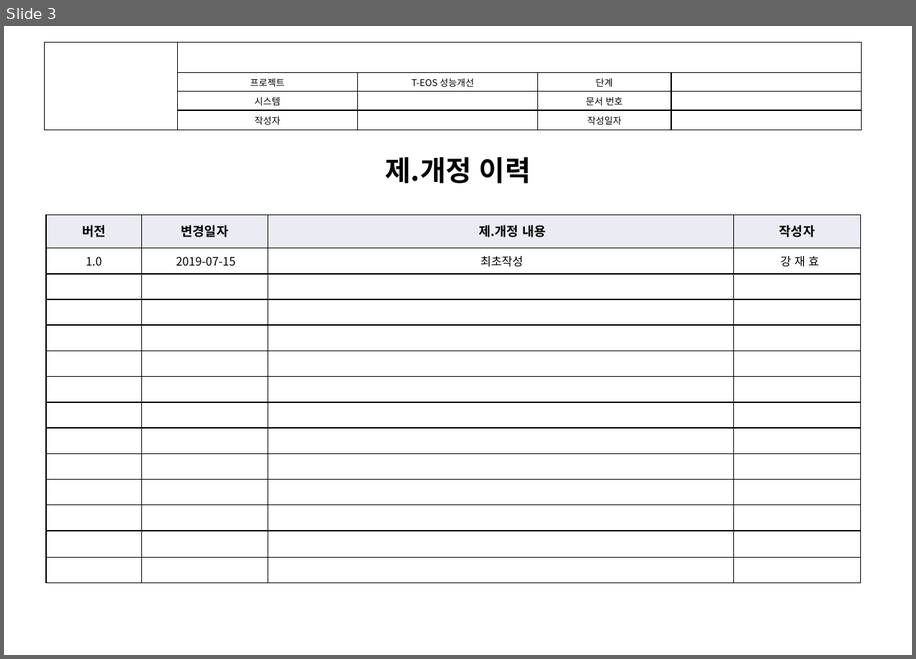
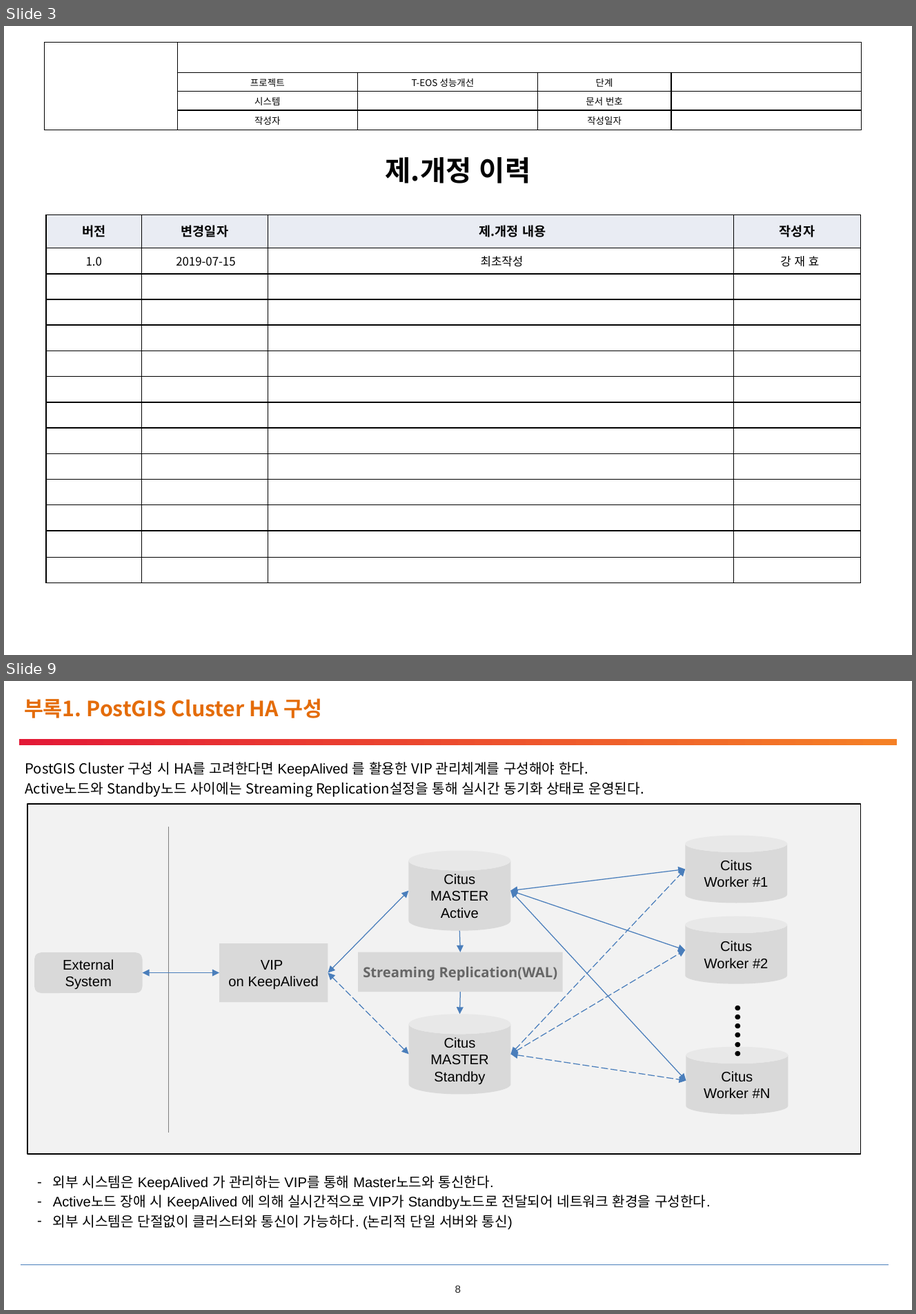
Before and after one commit to pmosoft/spark_scala, a slide deck: eos/02.설계/TEOSPI-아키텍처 정의서_v0.5_20190828.pptx. Shown one above the other, each under a label of ours: slide 3 before the commit, slides 3 and 9 after it; the slides between them are not shown. The pictures are 916x659 and 916x1314 pixels, drawn with LibreOffice and Linux fonts; fonts in the diff are those of the drawing; background and template pictures are left out. Boxes give left, top, right and bottom in pixels: in the first picture for what was removed or moved away, otherwise in the second. Text is boxed around its words. In the diff, an @@ line names an element or a change of style, - is before the commit and + after.

```diff
--- a/eos/02.설계/TEOSPI-아키텍처 정의서_v0.5_20190828.pptx
+++ b/eos/02.설계/TEOSPI-아키텍처 정의서_v0.5_20190828.pptx
@@ slide 9 added at [4,681,912,1310], background #FFFFFF @@
@@ text added at [24,698,322,718], 18 pt, text #E46C0A, bold @@
+부록1. PostGIS Cluster HA 구성
@@ rectangle added at [19,739,897,746], fill gradient #E31936 to #F58025 @@
@@ text added at [25,762,645,797], 12 pt, text #000000 @@
+PostGIS Cluster 구성 시 HA를 고려한다면 KeepAlived 를 활용한 VIP 관리체계를 구성해야 한다.
+Active노드와 Standby노드 사이에는 Streaming Replication설정을 통해 실시간 동기화 상태로 운영된다.
@@ rectangle added at [27,805,861,1154], fill #F2F2F2, outline #000000 1 pt @@
@@ line added from (168, 826) to (168, 1133), #808080 0.75 pt @@
@@ cylinder added at [686,836,788,903], fill #D9D9D9, 12 pt, text #000000 @@
+Citus
+Worker #1
@@ cylinder added at [409,850,511,931], fill #D9D9D9, 12 pt, text #000000 @@
+Citus
+MASTER
+Active
@@ double arrow added from (510, 891) to (686, 869), #4B7EBC 0.75 pt @@
@@ double arrow added from (511, 1054) to (686, 869), #4B7EBC 0.75 pt dashed @@
@@ double arrow added from (328, 973) to (409, 891), #4B7EBC 0.75 pt @@
@@ double arrow added from (510, 891) to (686, 950), #4B7EBC 0.75 pt @@
@@ double arrow added from (510, 891) to (686, 1080), #4B7EBC 0.75 pt @@
@@ cylinder added at [686,916,788,985], fill #D9D9D9, 12 pt, text #000000 @@
+Citus
+Worker #2
@@ rectangle added at [219,943,328,1002], fill #D9D9D9, 12 pt, text #000000 @@
+VIP
+on KeepAlived
@@ arrow added from (460, 931) to (460, 951), #4B7EBC 0.75 pt @@
@@ rounded rectangle added at [34,953,142,993], fill #D9D9D9, 12 pt, text #000000 @@
+External System
@@ rectangle added at [358,951,562,991], fill #D9D9D9, 12 pt, text #666666, bold @@
+Streaming Replication(WAL)
@@ double arrow added from (511, 1054) to (686, 950), #4B7EBC 0.75 pt dashed @@
@@ double arrow added from (219, 973) to (142, 973), #4B7EBC 0.75 pt @@
@@ double arrow added from (328, 973) to (409, 1054), #4B7EBC 0.75 pt dashed @@
@@ arrow added from (460, 992) to (460, 1014), #4B7EBC 0.75 pt @@
@@ text added at [724,996,771,1032], 24 pt, text #000000, bold @@
+......
@@ cylinder added at [409,1014,511,1094], fill #D9D9D9, 12 pt, text #000000 @@
+Citus
+MASTER
+Standby
@@ cylinder added at [686,1047,789,1114], fill #D9D9D9, 12 pt, text #000000 @@
+Citus
+Worker #N
@@ double arrow added from (511, 1054) to (686, 1080), #4B7EBC 0.75 pt dashed @@
@@ text added at [53,1175,711,1230], 12 pt, text #000000 @@
+– 외부 시스템은 KeepAlived 가 관리하는 VIP를 통해 Master노드와 통신한다.
+– Active노드 장애 시 KeepAlived 에 의해 실시간적으로 VIP가 Standby노드로 전달되어 네트워크 환경을 구성한다.
+– 외부 시스템은 단절없이 클러스터와 통신이 가능하다. (논리적 단일 서버와 통신)
@@ line added from (21, 1265) to (889, 1265), #4B7EBC 0.75 pt @@
@@ page number added at [455,1285,461,1292], 9 pt, text #262626 @@
+8
```
Also in this commit, not shown: 4 slides changed, 2 other slides added, 2 slides removed, 4 other files.
